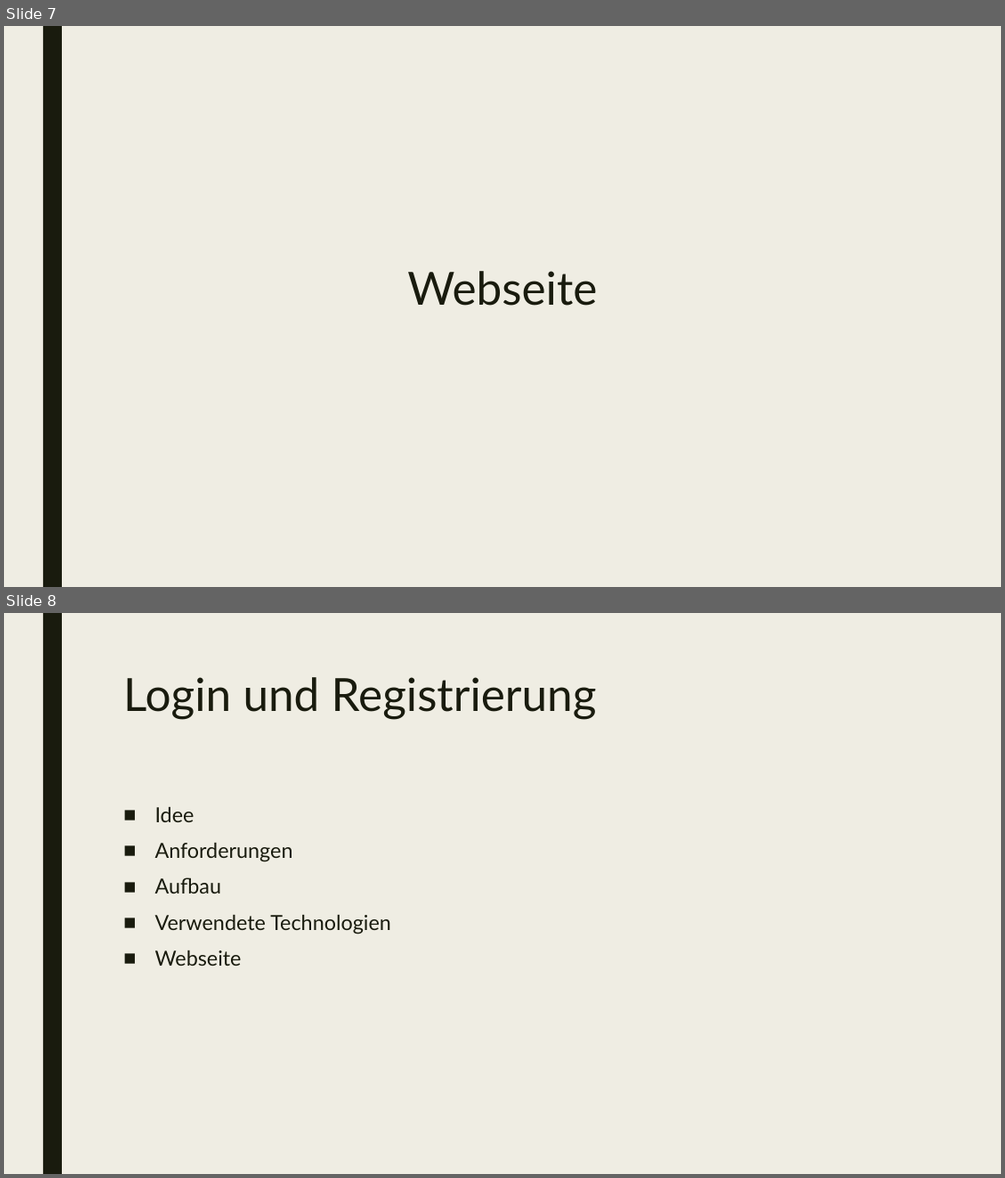
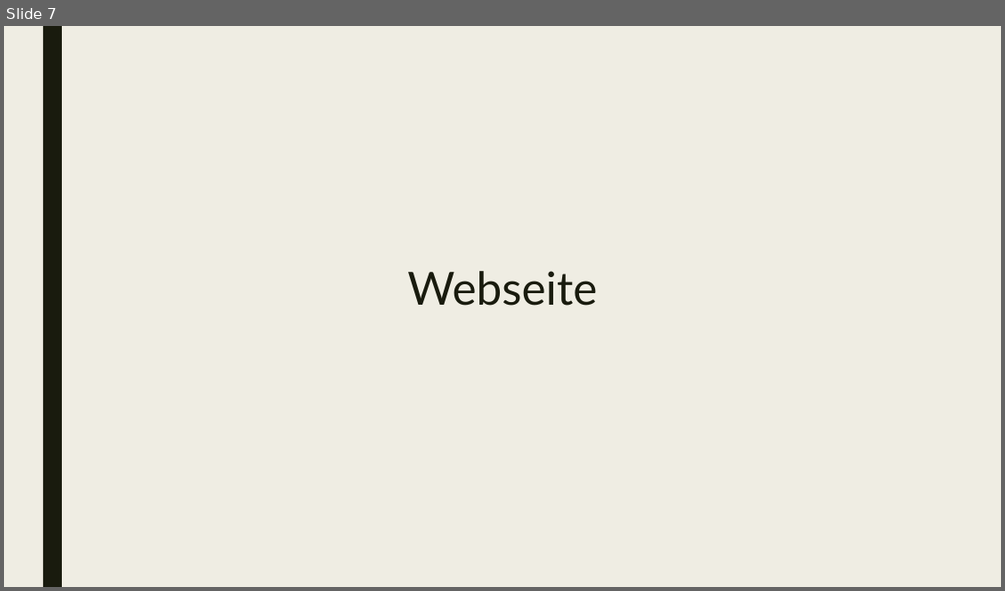
Before and after one commit to philippthuemler/WebEngineering_WordCounter, a slide deck: presentation_WordCounter.pptx. Shown one above the other, each under a label of ours: slides 7 and 8 before the commit, slide 7 after it. The pictures are 1005x1178 and 1005x591 pixels, drawn with LibreOffice and Linux fonts; fonts in the diff are those of the drawing. Boxes give left, top, right and bottom in pixels: in the first picture for what was removed or moved away, otherwise in the second. Text is boxed around its words. In the diff, an @@ line names an element or a change of style, - is before the commit and + after.

```diff
--- a/presentation_WordCounter.pptx
+++ b/presentation_WordCounter.pptx
@@ slide 8 removed at [4,613,1001,1174], background #EFEDE3; not listed: 1 template element that a slide beside it also shows @@
@@ text removed at [123,677,597,720] @@
-Login und Registrierung
@@ text removed at [155,806,391,965] @@
-■ Idee
-■ Anforderungen
-■ Aufbau
-■ Verwendete Technologien
-■ Webseite
```
Also in this commit, not shown: 4 slides added, 3 other slides removed, 1 other file.
